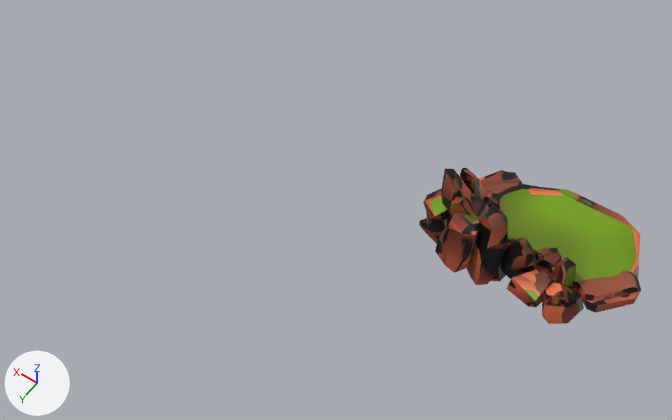
What one commit did to the FBX model Assets/Art/Models/NormalCaveLightNew.fbx.
Camera for both pictures: a 50 mm camera at (-9.5, 13.2, 33.8) aimed at (5.3, -7.5, 1.3). Every picture has the same lights, and +X, +Y and +Z are marked at lower left.

The older version as bpy lines, for what is in view:
```python
me_plane_119 = bpy.data.meshes.new('Plane.119')
me_plane_119.from_pydata(...)  # 428 vertices, 623 faces; spans x -6.51..3.26, y -4.43..2.04, z -1.47..3.55
me_plane_119.materials.append(mat_material_025)  # picture img_normalcaves_png
ob_normalcaveslight_low_001 = bpy.data.objects.new('NormalCavesLight_Low.001', me_plane_119)
ob_normalcaveslight_low_001.location = (-0.91, -10.56, 1.03)
```
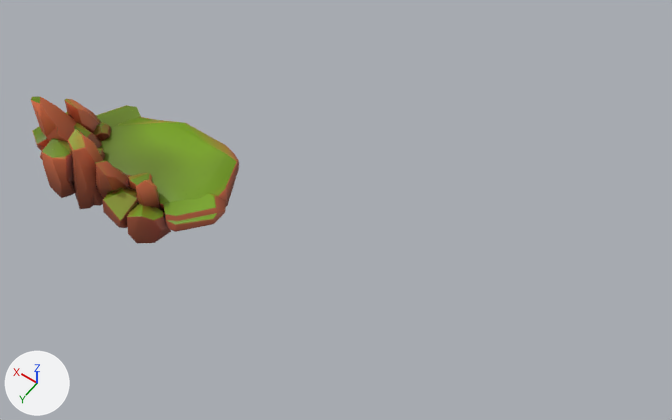
Pixel boxes [x1, y1, x2, y2] of what changed, in the pictures (672 x 420 px):
'NormalCavesLight_Low.001', reshaped, moved (6% narrower, 6% shorter)
    before: [419, 168, 641, 324]
    after: [31, 97, 239, 243]
part 1 of me_plane_119, built on
    before: [459, 176, 487, 258]
    after: [31, 97, 239, 243]

What changed in the scene script:
```text
Add img_normalcavesnew_png:
    img_normalcavesnew_png = load_image('NormalCavesNew.png', '../Textures/NormalCavesNew.png', 1024, 1024, 'sRGB')
Add mat_material_034:
    mat_material_034 = principled_material('Material.034')
    mat_material_034.texture = img_normalcavesnew_png
Change me_plane_119:
    used by ob_normalcaveslight_low_001; location = (-0.91, -10.56, 1.03)
    remove me_plane_119.from_pydata(...)  # 428 vertices, 623 faces; spans x -6.51..3.26, y -4.43..2.04, z -1.47..3.55
    remove me_plane_119.materials.append(mat_material_025)  # picture img_normalcaves_png
    add me_plane_119.from_pydata(...)  # 2591 vertices, 2773 faces; spans x -6.51..3.26, y -4.43..2.04, z -1.47..3.55
    me_plane_119 part 1: 2 vertices removed from x 0.21..1.6, y -0.67..0.83, z 0.25..1.13; 2165 vertices added at x -6.51..3.26, y -4.43..2.04, z -1.47..3.54
    add me_plane_119.materials.append(mat_material_034)  # picture img_normalcavesnew_png
Change ob_normalcaveslight_low_001:
    ob_normalcaveslight_low_001.location: (-0.91, -10.56, 1.03) -> (16.09, -3.56, 1.03)
```
